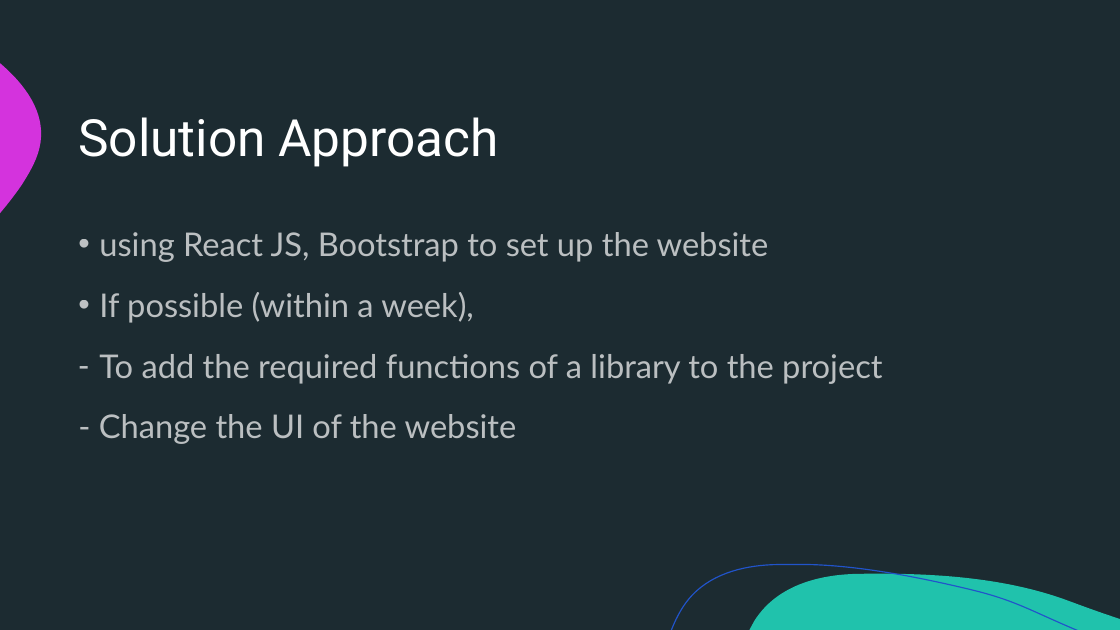
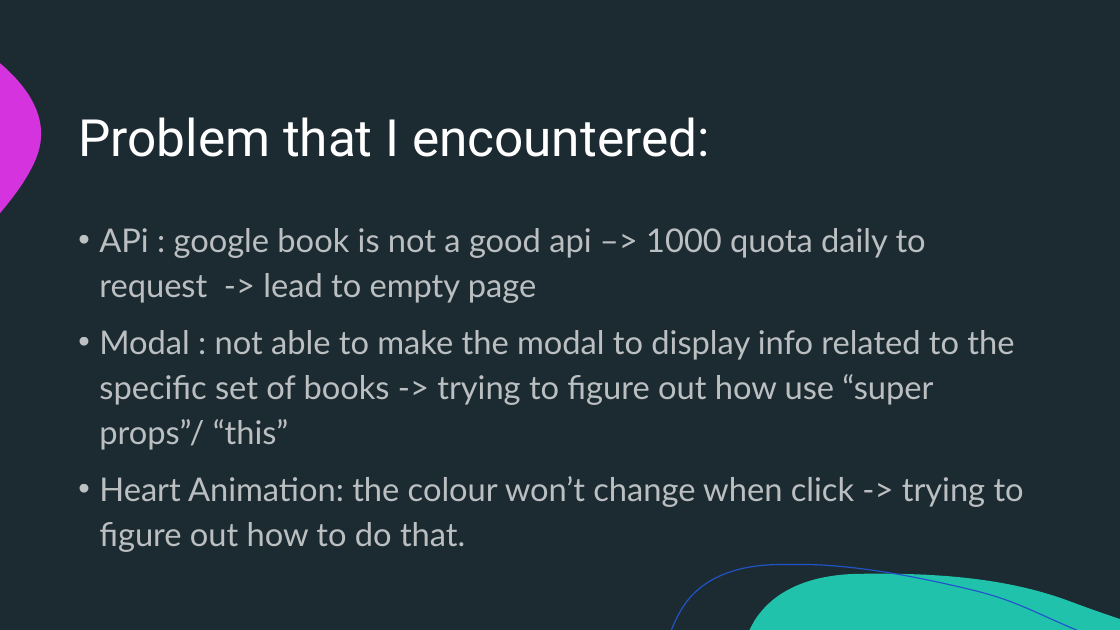
Before and after one commit to siewwoon/Project-Library, a slide deck: slide 3 of Project Presentation.pptx. Drawn at 1120x630 pixels with LibreOffice and Linux fonts; fonts in the diff are those of the drawing. Boxes give left, top, right and bottom in pixels: in the first picture for what was removed or moved away, otherwise in the second. Text is boxed around its words. In the diff, an @@ line names an element or a change of style, - is before the commit and + after.

```diff
--- a/Project Presentation.pptx
+++ b/Project Presentation.pptx
@@ title at (x1=78, y1=117, x2=710, y2=157): text changed @@
-Solution Approach
+Problem that I encountered:
@@ text at (x1=99, y1=228, x2=1024, y2=552): text changed @@
-• using React JS, Bootstrap to set up the website
-• If possible (within a week),
-– To add the required functions of a library to the project
-- Change the UI of the website
+• APi : google book is not a good api –> 1000 quota daily to request -> lead to empty page
+• Modal : not able to make the modal to display info related to the specific set of books -> trying to figure out how use “super props”/ “this”
+• Heart Animation: the colour won’t change when click -> trying to figure out how to do that.
```
Also in this commit, not shown: 1 other slide changed, 3 slides added, 1 slide removed, 3 other files.
